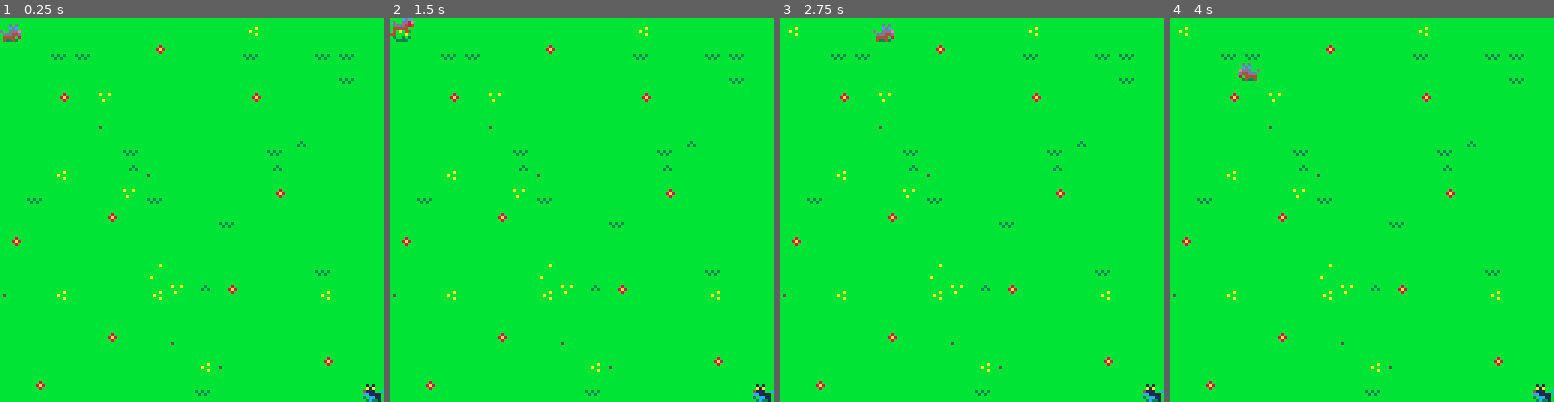
Above: before the commit, frames 1-4 (left to right).
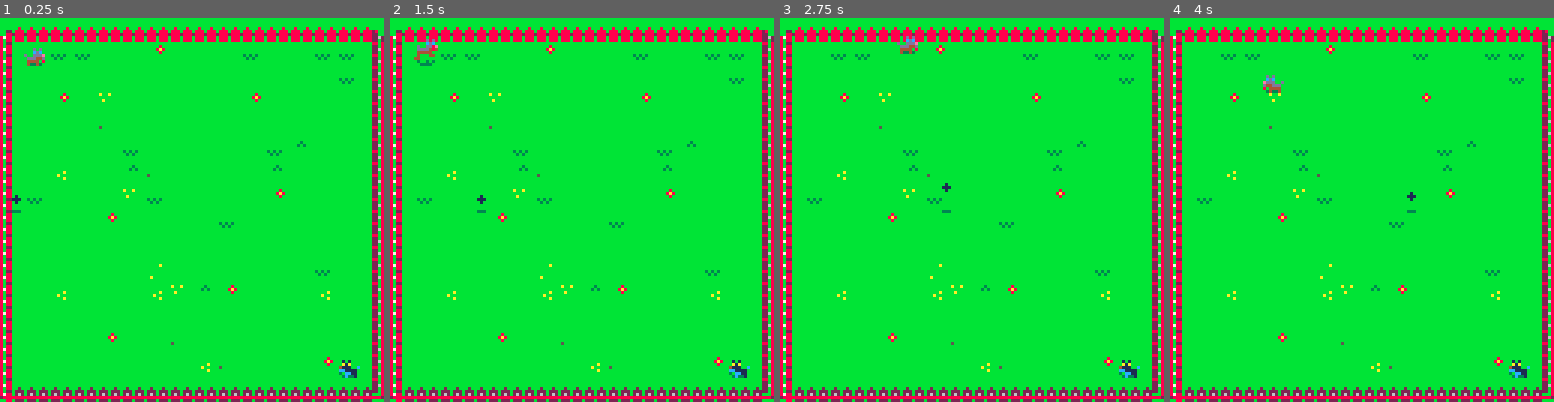
Above: after the commit, the same moments.

Repository: Ramito/PICO-8-Projects
Game: PICO-8 cartridge doggy.p8
Same seed, same stepped clock (60 frames per second), same inputs: the game is played once before the commit and once after it.
Inputs:
- Up to frame 1 (0.25 s): no input
- Up to frame 2 (1.5 s): tap X (X key) at 0.33, 1.07 s; tap O (Z key) at 0.7 s
- Up to frame 3 (2.75 s): hold Right 1.6-2.1 s; tap O (Z key) at 1.7, 2.1, 2.5 s; tap X (X key) at 1.85 s; hold Up 2.15-2.42 s; hold Right from 2.47 s (still down)
- Up to frame 4 (4 s): tap O (Z key) at 2.9, 3.3, 3.7 s; tap X (X key) at 2.97 s; release Right at 3.03 s; hold Left 3.08-3.58 s; hold Down 3.63-3.97 s

The runs differ from the first frame. In frame 1, 11% of the frame differs, in the area x 0-100%, y 1-100%; in frame 2, 11%, in the area x 0-100%, y 0-100%; in frame 3, 11%; in frame 4, 11%.

Commit message:
Fence and early ball

Diff:
--- a/doggy.p8
+++ b/doggy.p8
@@ -1,29 +1,27 @@
 pico-8 cartridge // http://www.pico-8.com
 version 34
 __lua__
+gravity=100
+dt=1/60
+
 function _init()
  init_dog(0)
  init_dog(1)
+ make_ball()
 end
 
 function _update60()
  update_dogs()
+ integrate_balls()
+ bounce_balls()
 end
 
 function _draw()
  cls(1)
  camera()
  map()
- for dog in all(dogs) do
-  draw_dog(dog)
- end
- for dog in all(exit_dogs) do
-  draw_dog(dog)
- end
- for dog in all(enter_dogs) do
-  draw_dog(dog)
-  print("e",64,64)
- end
+ draw_dogs()
+ draw_balls()
 end
 -->8
 --doggy
@@ -36,8 +34,8 @@
  local dog = {}
  dog.speed=40
  dog.jump=40
- dog.x=player*15*8
- dog.y=player*15*8
+ dog.x=8+player*13*8
+ dog.y=8+player*13*8
  dog.h=0
  dog.dh=0
  dog.dx=0
@@ -117,49 +115,50 @@
 
 function update_dog_move(dog)
  if dog.dh!=0 or dog.h!=0 then
-  dog.h+=(dog.dh/60)
-  dog.dh-=100/60
+  dog.h+=(dog.dh*dt)
+  dog.dh-=gravity*dt
  end
  if (dog.h<0) then
   dog.h=0
   dog.dh=0
  end
- dog.x+=dog.dx/60
- dog.y+=dog.dy/60
+ dog.x+=dog.dx*dt
+ dog.y+=dog.dy*dt
  if (dog.dx>0) dog.direction=0
  if (dog.dx<0) dog.direction=1
 end
 
 function dog_bounds(dog)
- local top_edge=15*8
+ local top=14*8+4
+ local bottom=8-4
  local jumping=dog.dh>0
  local exit = false
- if dog.x<0 then
+ if dog.x<bottom then
   if jumping and dog.dx<0 then
    exit = true
   else
-   dog.x=0
-  end
- end
- if dog.y<0 then
+   dog.x=bottom
+  end
+ end
+ if dog.y<bottom then
   if jumping and dog.dy<0 then
    exit = true
   else
-   dog.y=0
-  end
- end
- if dog.x>top_edge then
+   dog.y=bottom
+  end
+ end
+ if dog.x>top then
   if jumping and dog.dx>0 then
    exit = true
   else
-   dog.x=top_edge
-  end
- end
- if dog.y>15*8 then
+   dog.x=top
+  end
+ end
+ if dog.y>top then
   if jumping and dog.dy>0 then
    exit = true
   else
-   dog.y=top_edge
+   dog.y=top
   end
  end
  if exit then
@@ -210,6 +209,195 @@
    ,dog.direction==1)
 end
 
+function draw_dogs()
+ for dog in all(dogs) do
+  draw_dog(dog)
+ end
+ for dog in all(exit_dogs) do
+  draw_dog(dog)
+ end
+ for dog in all(enter_dogs) do
+  draw_dog(dog)
+ end
+end
+-->8
+ball_radius=1
+balls={}
+
+function make_ball()
+ ball={}
+ ball.x=0
+ ball.y=64
+ ball.dx=20
+ ball.dy=0
+ ball.h=5
+ ball.dh=5
+ add(balls,ball)
+end
+
+function integrate_balls()
+ for ball in all(balls) do
+  ball.x+=ball.dx*dt
+  ball.y+=ball.dy*dt
+  ball.h+=ball.dh*dt
+  ball.dh-=gravity*dt
+  if ball.h<ball_radius then
+   ball.h=ball_radius
+   ball.dh=-ball.dh
+  end
+ end
+end
+
+function bounce_balls()
+ local top=14*8+4
+ local bottom=8-4
+ for ball in all(balls) do
+  if ball.h<4 then
+   local bounce_x=
+    ball.x<bottom-ball_radius
+    or ball.x>top+ball_radius
+   if (bounce_x) ball.dx=-ball.dx
+  end
+ end
+end
+
+function draw_balls()
+ for ball in all(balls) do
+  line(ball.x-ball_radius,ball.y,ball.x+ball_radius,ball.y,3)
+  circfill(ball.x,ball.y-ball.h,1,1)
+ end
+end
+…(131 lines of a section not shown)…
 
 
 
@@ -291,23 +479,23 @@
 
 
 __map__
-2220202020202020202022202020202000000000000000000000000000000000000000000000000000000000000000000000000000000000000000000000000000000000000000000000000000000000000000000000000000000000000000000000000000000000000000000000000000000000000000000000000000000000
-2020303020202120202030202030302000000000000000000000000000000000000000000000000000000000000000000000000000000000000000000000000000000000000000000000000000000000000000000000000000000000000000000000000000000000000000000000000000000000000000000000000000000000
-2020202020202020202020202020302000000000000000000000000000000000000000000000000000000000000000000000000000000000000000000000000000000000000000000000000000000000000000000000000000000000000000000000000000000000000000000000000000000000000000000000000000000000
-2020212032202020202021202020202000000000000000000000000000000000000000000000000000000000000000000000000000000000000000000000000000000000000000000000000000000000000000000000000000000000000000000000000000000000000000000000000000000000000000000000000000000000
-2020202023202020202020202020202000000000000000000000000000000000000000000000000000000000000000000000000000000000000000000000000000000000000000000000000000000000000000000000000000000000000000000000000000000000000000000000000000000000000000000000000000000000
-2020202020302020202020303120202000000000000000000000000000000000000000000000000000000000000000000000000000000000000000000000000000000000000000000000000000000000000000000000000000000000000000000000000000000000000000000000000000000000000000000000000000000000
-2020222020312320202020312020202000000000000000000000000000000000000000000000000000000000000000000000000000000000000000000000000000000000000000000000000000000000000000000000000000000000000000000000000000000000000000000000000000000000000000000000000000000000
-2030202020323020202020212020202000000000000000000000000000000000000000000000000000000000000000000000000000000000000000000000000000000000000000000000000000000000000000000000000000000000000000000000000000000000000000000000000000000000000000000000000000000000
-2020202021202020203020202020202000000000000000000000000000000000000000000000000000000000000000000000000000000000000000000000000000000000000000000000000000000000000000000000000000000000000000000000000000000000000000000000000000000000000000000000000000000000
-2120202020202020202020202020202000000000000000000000000000000000000000000000000000000000000000000000000000000000000000000000000000000000000000000000000000000000000000000000000000000000000000000000000000000000000000000000000000000000000000000000000000000000
-2020202020203320202020202030202000000000000000000000000000000000000000000000000000000000000000000000000000000000000000000000000000000000000000000000000000000000000000000000000000000000000000000000000000000000000000000000000000000000000000000000000000000000
-2320222020202232312120202022202000000000000000000000000000000000000000000000000000000000000000000000000000000000000000000000000000000000000000000000000000000000000000000000000000000000000000000000000000000000000000000000000000000000000000000000000000000000
-2020202020202020202020202020202000000000000000000000000000000000000000000000000000000000000000000000000000000000000000000000000000000000000000000000000000000000000000000000000000000000000000000000000000000000000000000000000000000000000000000000000000000000
-2020202021202023202020202020202000000000000000000000000000000000000000000000000000000000000000000000000000000000000000000000000000000000000000000000000000000000000000000000000000000000000000000000000000000000000000000000000000000000000000000000000000000000
-2020202020202020222320202021202000000000000000000000000000000000000000000000000000000000000000000000000000000000000000000000000000000000000000000000000000000000000000000000000000000000000000000000000000000000000000000000000000000000000000000000000000000000
-2021202020202020302020202020202000000000000000000000000000000000000000000000000000000000000000000000000000000000000000000000000000000000000000000000000000000000000000000000000000000000000000000000000000000000000000000000000000000000000000000000000000000000
-…(4 lines of a section not shown)…
+3e2f2f2f2f2f2f2f2f2f2f2f2f2f2f3d00000000000000000000000000000000000000000000000000000000000000000000000000000000000000000000000000000000000000000000000000000000000000000000000000000000000000000000000000000000000000000000000000000000000000000000000000000000
+2e20303020202120202030202030301e00000000000000000000000000000000000000000000000000000000000000000000000000000000000000000000000000000000000000000000000000000000000000000000000000000000000000000000000000000000000000000000000000000000000000000000000000000000
+2e20202020202020202020202020301e00000000000000000000000000000000000000000000000000000000000000000000000000000000000000000000000000000000000000000000000000000000000000000000000000000000000000000000000000000000000000000000000000000000000000000000000000000000
+2e20212032202020202021202020201e00000000000000000000000000000000000000000000000000000000000000000000000000000000000000000000000000000000000000000000000000000000000000000000000000000000000000000000000000000000000000000000000000000000000000000000000000000000
+2e20202023202020202020202020201e00000000000000000000000000000000000000000000000000000000000000000000000000000000000000000000000000000000000000000000000000000000000000000000000000000000000000000000000000000000000000000000000000000000000000000000000000000000
+2e20202020302020202020303120201e00000000000000000000000000000000000000000000000000000000000000000000000000000000000000000000000000000000000000000000000000000000000000000000000000000000000000000000000000000000000000000000000000000000000000000000000000000000
+2e20222020312320202020312020201e00000000000000000000000000000000000000000000000000000000000000000000000000000000000000000000000000000000000000000000000000000000000000000000000000000000000000000000000000000000000000000000000000000000000000000000000000000000
+2e30202020323020202020212020201e00000000000000000000000000000000000000000000000000000000000000000000000000000000000000000000000000000000000000000000000000000000000000000000000000000000000000000000000000000000000000000000000000000000000000000000000000000000
+2e20202021202020203020202020201e00000000000000000000000000000000000000000000000000000000000000000000000000000000000000000000000000000000000000000000000000000000000000000000000000000000000000000000000000000000000000000000000000000000000000000000000000000000
+2e20202020202020202020202020201e00000000000000000000000000000000000000000000000000000000000000000000000000000000000000000000000000000000000000000000000000000000000000000000000000000000000000000000000000000000000000000000000000000000000000000000000000000000
+2e20202020203320202020202030201e00000000000000000000000000000000000000000000000000000000000000000000000000000000000000000000000000000000000000000000000000000000000000000000000000000000000000000000000000000000000000000000000000000000000000000000000000000000
+2e20222020202232312120202022201e00000000000000000000000000000000000000000000000000000000000000000000000000000000000000000000000000000000000000000000000000000000000000000000000000000000000000000000000000000000000000000000000000000000000000000000000000000000
+2e20202020202020202020202020201e00000000000000000000000000000000000000000000000000000000000000000000000000000000000000000000000000000000000000000000000000000000000000000000000000000000000000000000000000000000000000000000000000000000000000000000000000000000
+2e20202021202023202020202020201e00000000000000000000000000000000000000000000000000000000000000000000000000000000000000000000000000000000000000000000000000000000000000000000000000000000000000000000000000000000000000000000000000000000000000000000000000000000
+2e20202020202020222320202021201e00000000000000000000000000000000000000000000000000000000000000000000000000000000000000000000000000000000000000000000000000000000000000000000000000000000000000000000000000000000000000000000000000000000000000000000000000000000
+2d1f1f1f1f1f1f1f1f1f1f1f1f1f1f1d00000000000000000000000000000000000000000000000000000000000000000000000000000000000000000000000000000000000000000000000000000000000000000000000000000000000000000000000000000000000000000000000000000000000000000000000000000000
+…(4 lines of a section not shown)…
Not shown, changed: 154 lines of the sprite sheet (__gfx__) section of doggy.p8
Not shown, changed: the thumbnail (__label__) section of doggy.p8
